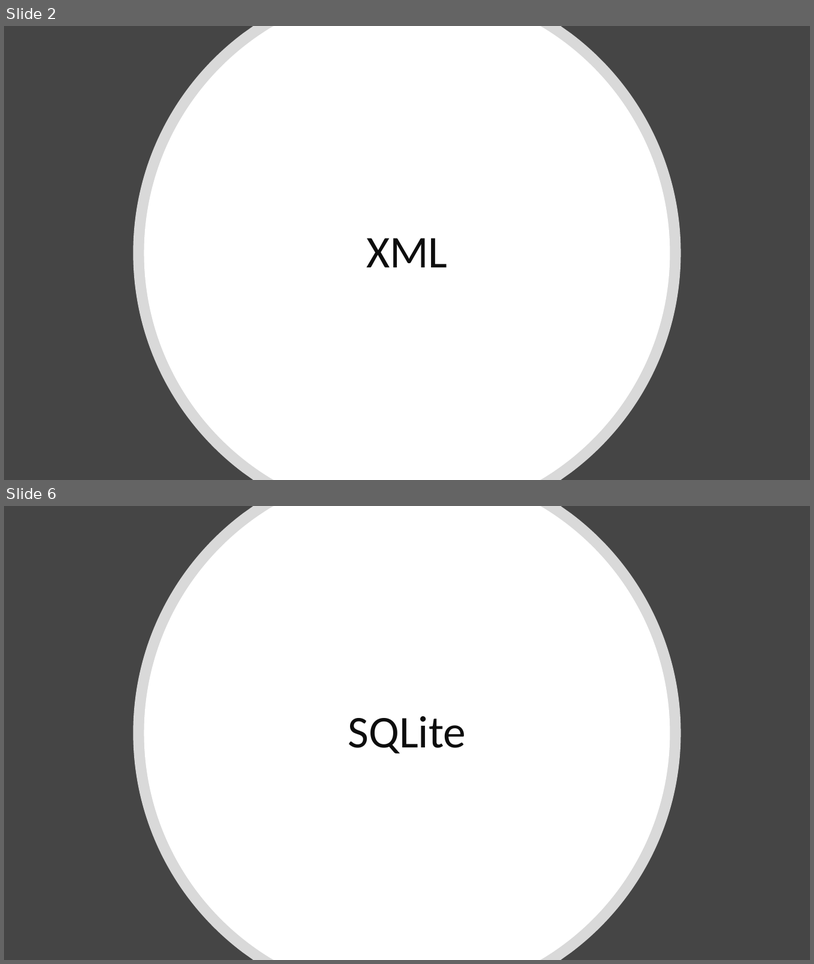
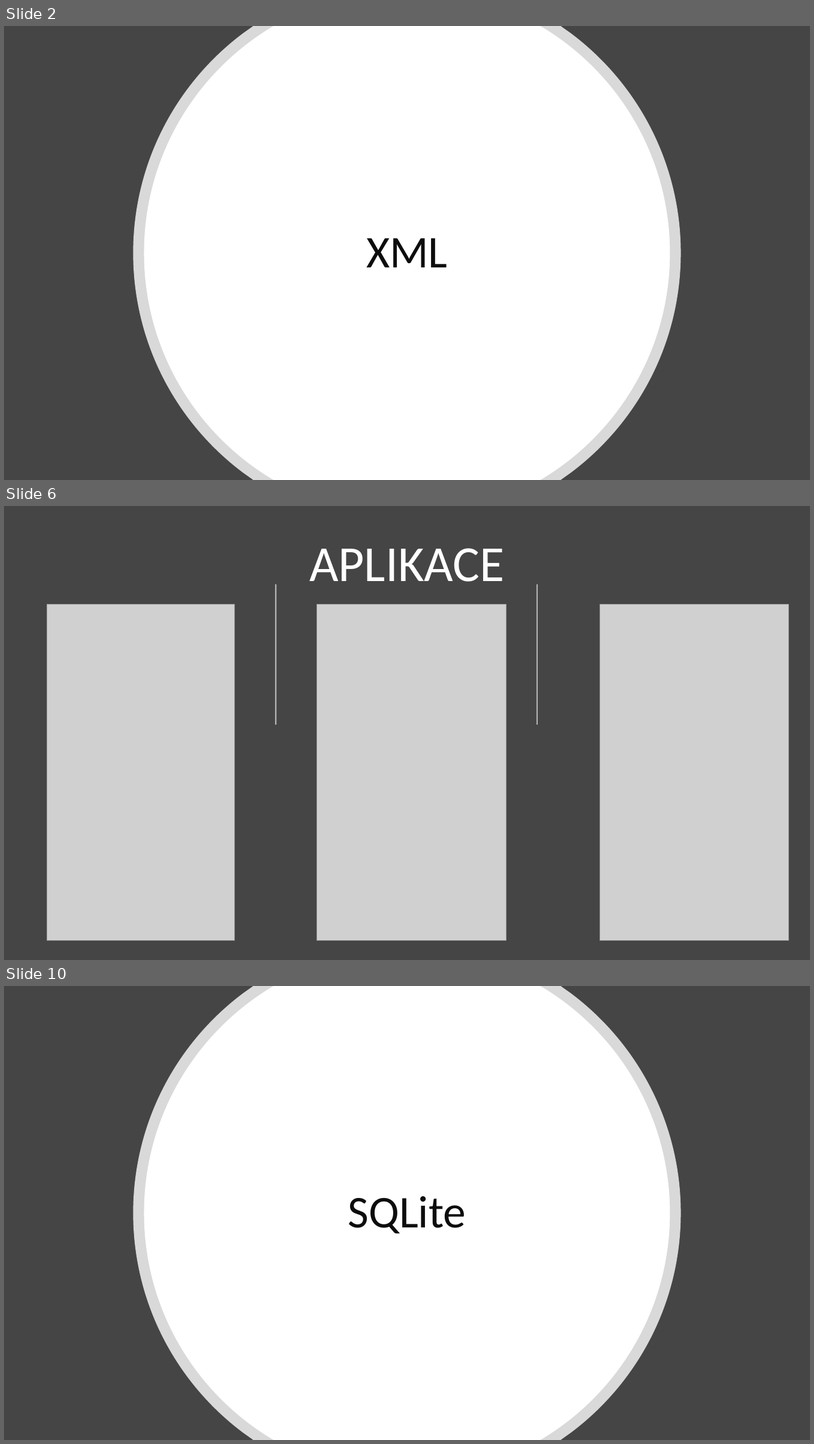
Before and after one commit to cink01/PMP, a slide deck: Prezentace_2.pptx. Shown one above the other, each under a label of ours: slides 2 and 6 before the commit, slides 2, 6 and 10 after it; the slides between them are not shown. The pictures are 814x964 and 814x1444 pixels, drawn with LibreOffice and Linux fonts; fonts in the diff are those of the drawing; grey boxes stand for pictures. Boxes give left, top, right and bottom in pixels: in the first picture for what was removed or moved away, otherwise in the second. Text is boxed around its words. In the diff, an @@ line names an element or a change of style, - is before the commit and + after.

Commit message:
Pridana aplikace TappedActivity a prezentace doplnena o aplikaci TapPage

```diff
--- a/Prezentace_2.pptx
+++ b/Prezentace_2.pptx
@@ slide 6 added at [4,506,810,960], background #454545 @@
@@ title added at [309,548,505,582], 60 pt, text #FFFFFF @@
+APLIKACE
@@ line added from (276, 584) to (276, 724), #FFFFFF 1.5 pt @@
@@ line added from (537, 584) to (537, 724), #FFFFFF 1.5 pt @@
@@ picture added at [47,604,235,940] @@
@@ picture added at [317,604,507,940] @@
@@ picture added at [600,604,789,940] @@
@@ what was slide 6 is now slide 10 @@
```
Also in this commit, not shown: 3 slides changed, 4 other slides added, 1 slide removed, 49 other files.
